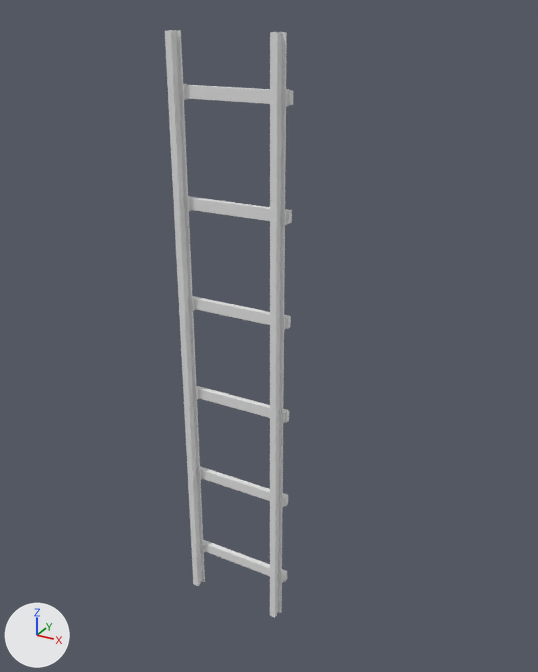
Before and after pictures for a commit that changed the FBX model Assets/Fbx/WhiteModel/电梯/中型电梯导轨_6m.fbx.
Rendered twice from a 50 mm camera at (3.53, -4.78, 6.17) aimed at (0.35, 1.01, 3.28). Every picture has the same lights, and +X, +Y and +Z are marked at lower left. The first picture is the older version. Where no turn or scale is listed for an object, it has been applied to the vertices.

Objects in the first picture: '中型电梯导轨_6m_Export'.
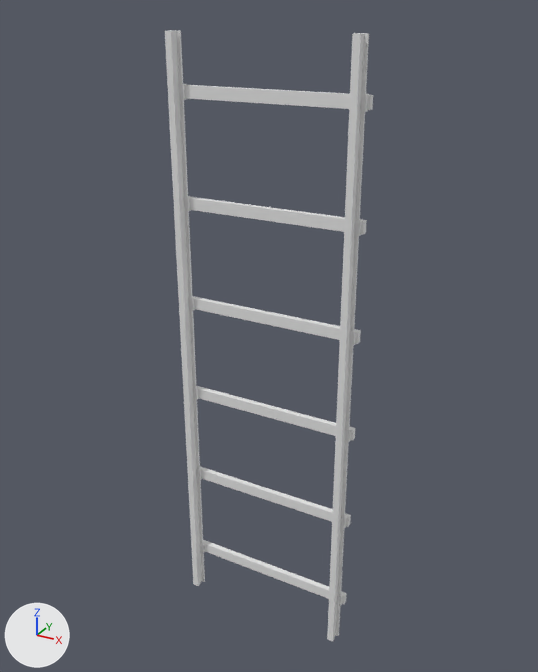
The newer file is also turned or shifted as a whole; pictures and numbers use the older file's frame.

Changed parts and their boxes (x1, y1, x2, y2) in the pictures (538 x 672 px; the box of a moved part takes in the faces that stretch with it):
'中型电梯导轨_6m_Export', reshaped (62% wider)
    before: (165, 30, 293, 618)
    after: (165, 30, 373, 641)
part 1 of me_中型电梯导轨_6m_001, moved or reshaped
    before: (270, 32, 280, 618)
    after: (327, 34, 363, 641)
part 2 of me_中型电梯导轨_6m_001, moved or reshaped
    before: (277, 32, 282, 613)
    after: (335, 33, 364, 635)
part 3 of me_中型电梯导轨_6m_001, moved or reshaped
    before: (278, 32, 287, 613)
    after: (336, 33, 369, 636)
part 4 of me_中型电梯导轨_6m_001, moved or reshaped
    before: (278, 570, 284, 583)
    after: (337, 592, 343, 606)
part 5 of me_中型电梯导轨_6m_001, moved or reshaped
    before: (278, 494, 285, 508)
    after: (340, 514, 347, 528)
part 6 of me_中型电梯导轨_6m_001, moved or reshaped
    before: (279, 409, 286, 424)
    after: (335, 427, 352, 442)
part 7 of me_中型电梯导轨_6m_001, moved or reshaped
    before: (280, 315, 287, 330)
    after: (339, 329, 357, 345)
part 8 of me_中型电梯导轨_6m_001, moved or reshaped
    before: (280, 209, 288, 225)
    after: (344, 219, 363, 236)
part 9 of me_中型电梯导轨_6m_001, moved or reshaped
    before: (281, 89, 289, 107)
    after: (349, 94, 369, 112)
part 10 of me_中型电梯导轨_6m_001, moved or reshaped
    before: (194, 296, 291, 506)
    after: (194, 296, 361, 527)
part 11 of me_中型电梯导轨_6m_001, moved or reshaped
    before: (185, 85, 293, 224)
    after: (185, 85, 373, 235)
part 12 of me_中型电梯导轨_6m_001, moved or reshaped
    before: (203, 540, 287, 582)
    after: (203, 540, 347, 604)

The change, as a list of edits to the scene's bpy script:
```text
Change me_中型电梯导轨_6m_001:
    used by ob_中型电梯导轨_6m_export; location = (0.0, 0.0, 0.0)
    before: 145 (0.61, 0.9, 4.45) at pixel (288, 224), 146 (0.61, 0.96, 4.45) at pixel (291, 222), 149 (0.61, 0.9, 4.55) at pixel (289, 211), 150 (0.61, 0.96, 4.55) at pixel (291, 210), 169 (0.61, 0.9, 5.45) at pixel (290, 105)
    before: 170 (0.61, 0.96, 5.45) at pixel (293, 104), 173 (0.61, 0.9, 5.55) at pixel (290, 91), 174 (0.61, 0.96, 5.55) at pixel (293, 90)
    before: 49 (0.61, 0.9, 0.44) at pixel (284, 581), 50 (0.61, 0.96, 0.44) at pixel (287, 578), 53 (0.61, 0.9, 0.55) at pixel (285, 573), 54 (0.61, 0.96, 0.55) at pixel (287, 570)
    remove me_中型电梯导轨_6m_001.from_pydata(...)  # 192 vertices, 144 faces; spans x -0.61..0.61, y 0.79..0.96, z 0.0..6.0
    add me_中型电梯导轨_6m_001.from_pydata(...)  # 192 vertices, 144 faces; spans x -0.61..1.3, y 0.79..0.96, z 0.0..6.0
    me_中型电梯导轨_6m_001 part 1: the loose piece of 8 vertices spanning x 0.48..0.54, y 0.79..0.84, z 0.0..6.0 is moved by (0.7, 0.0, 0.0)
    me_中型电梯导轨_6m_001 part 2: the loose piece of 8 vertices spanning x 0.49..0.53, y 0.83..0.89, z 0.0..6.0 is moved by (0.7, 0.0, 0.0)
    me_中型电梯导轨_6m_001 part 3: the loose piece of 8 vertices spanning x 0.46..0.56, y 0.88..0.91, z 0.0..6.0 is moved by (0.7, 0.0, 0.0)
    me_中型电梯导轨_6m_001 part 4: the loose piece of 8 vertices spanning x 0.44..0.58, y 0.88..0.93, z 0.43..0.56 is moved by (0.7, 0.0, 0.0)
    me_中型电梯导轨_6m_001 part 5: the loose piece of 8 vertices spanning x 0.44..0.58, y 0.88..0.93, z 1.43..1.56 is moved by (0.7, 0.0, 0.0)
    me_中型电梯导轨_6m_001 part 6: the loose piece of 8 vertices spanning x 0.44..0.58, y 0.88..0.93, z 2.43..2.57 is moved by (0.7, 0.0, 0.0)
    me_中型电梯导轨_6m_001 part 7: the loose piece of 8 vertices spanning x 0.44..0.58, y 0.88..0.93, z 3.43..3.57 is moved by (0.7, 0.0, 0.0)
    me_中型电梯导轨_6m_001 part 8: the loose piece of 8 vertices spanning x 0.44..0.58, y 0.88..0.93, z 4.43..4.57 is moved by (0.7, 0.0, 0.0)
    me_中型电梯导轨_6m_001 part 9: the loose piece of 8 vertices spanning x 0.44..0.58, y 0.88..0.93, z 5.43..5.57 is moved by (0.7, 0.0, 0.0)
    me_中型电梯导轨_6m_001 part 10: all 12 vertices in x 0.61, y 0.9..0.96, z 1.44..3.56 are moved by (0.7, 0.0, 0.0)
    me_中型电梯导轨_6m_001 part 11
    add for i in [145, 146, 149, 150, 169, 170, 173, 174]: me_中型电梯导轨_6m_001.vertices[i].co += Vector((0.7, 0.0, 0.0))
    me_中型电梯导轨_6m_001 part 12
    add for i in [49, 50, 53, 54]: me_中型电梯导轨_6m_001.vertices[i].co += Vector((0.7, 0.0, 0.0))
```
